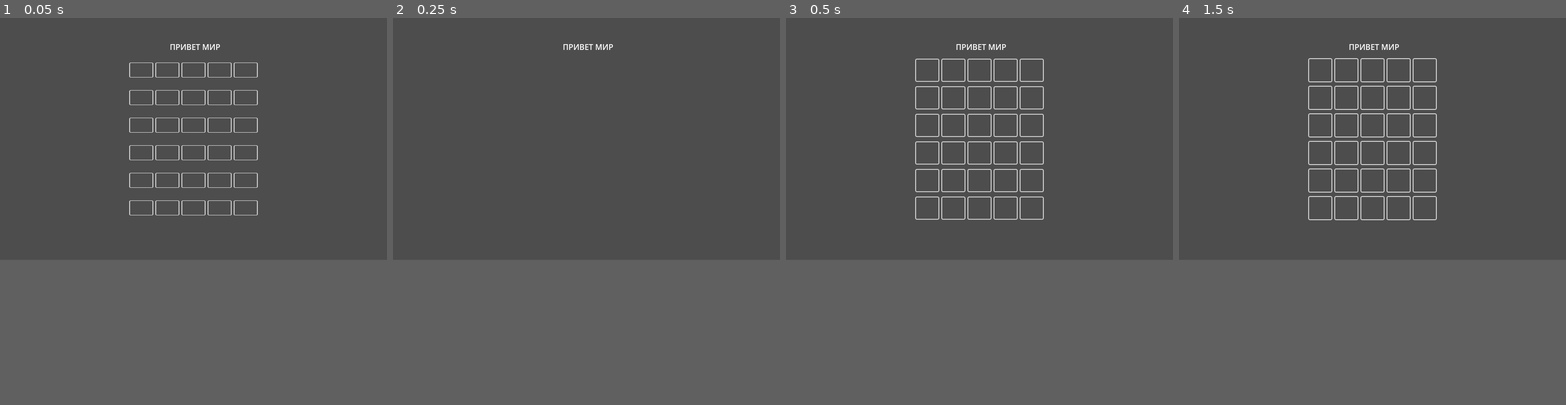
Above: before the commit, frames 1-4 (left to right).
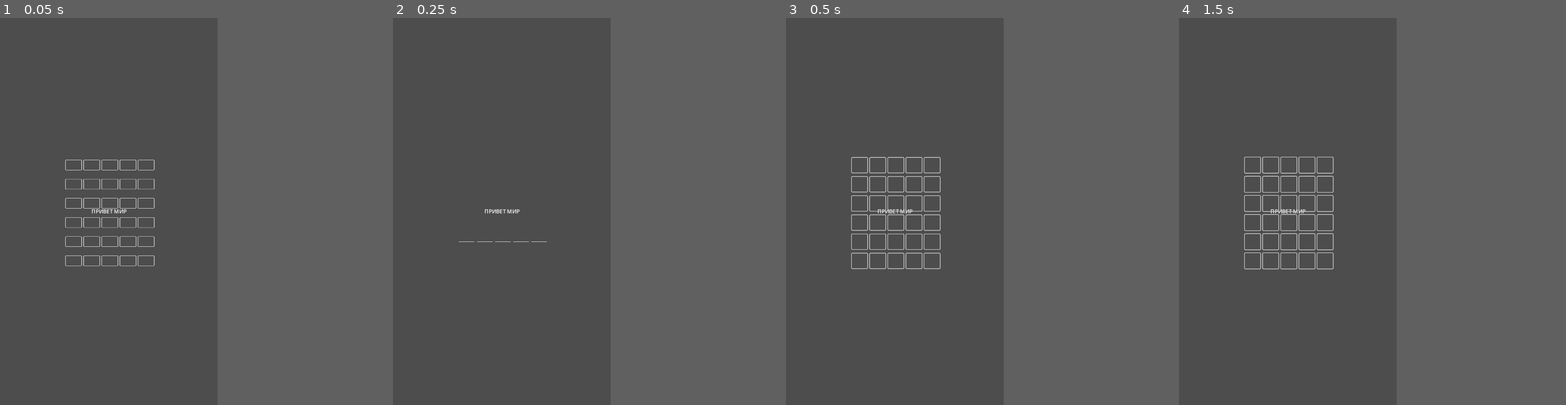
Above: after the commit, the same moments.

Repository: Aram-Osipyan/WebGames
Game: Godot game, scene res://scenes/main.tscn
The game is run twice, just before and just after one commit, with the same random seed, the same clock (stepped at 60 frames per second) and the same inputs.
Inputs:
- Up to frame 1 (0.05 s): no input
- Up to frame 2 (0.25 s): no input
- Up to frame 3 (0.5 s): no input
- Up to frame 4 (1.5 s): tap Enter (enter) at 0.5, 1.35 s; hold Enter (enter) 0.53-1.28 s; tap Space at 1.25 s; hold Backspace (backspace) from 1.28 s (still down)
In our replay, the window is 800x500 before the commit and 450x800 after it. These sizes can differ from the game's own. Grey fills any space a smaller window leaves; there, only what the larger window draws over its background counts as a difference.

The runs differ from the first frame. In frame 1, 1.8% of the frame differs, in the area x 16-67%, y 6-65%; in frame 2, 0.2%; in frame 3, 2.9%; in frame 4, 2.9%.
Error in both runs: Invalid call. Nonexistent function 'split' in base 'Nil'. (res://scenes/line_container.gd:16)

Commit message:
commit before godot3

Diff:
--- a/app/godot/wordle/project.godot
+++ b/app/godot/wordle/project.godot
@@ -21,8 +21,11 @@
 
 [display]
 
-window/size/viewport_width=800
-window/size/viewport_height=500
+window/size/viewport_width=648
+window/size/viewport_height=1152
+window/stretch/mode="canvas_items"
+window/stretch/aspect="expand"
+window/handheld/orientation=1
 
 [input]
 
--- a/app/godot/wordle/scenes/main.tscn
+++ b/app/godot/wordle/scenes/main.tscn
@@ -5,54 +5,19 @@
 
 [node name="main" type="Control"]
 layout_mode = 3
-anchors_preset = 15
-anchor_right = 1.0
-anchor_bottom = 1.0
-grow_horizontal = 2
-grow_vertical = 2
-
-[node name="line_container" type="VBoxContainer" parent="."]
-layout_mode = 1
 anchors_preset = 8
 anchor_left = 0.5
 anchor_top = 0.5
 anchor_right = 0.5
 anchor_bottom = 0.5
-offset_left = -133.0
-offset_top = -167.5
-offset_right = 133.0
-offset_bottom = 167.5
 grow_horizontal = 2
 grow_vertical = 2
-theme_override_constants/separation = 7
-alignment = 1
-script = ExtResource("1_hext0")
-
-[node name="line2" parent="line_container" instance=ExtResource("2_45t81")]
-layout_mode = 2
-
-[node name="line3" parent="line_container" instance=ExtResource("2_45t81")]
-layout_mode = 2
-
-[node name="line4" parent="line_container" instance=ExtResource("2_45t81")]
-layout_mode = 2
-
-[node name="line5" parent="line_container" instance=ExtResource("2_45t81")]
-layout_mode = 2
-
-[node name="line6" parent="line_container" instance=ExtResource("2_45t81")]
-layout_mode = 2
-
-[node name="line7" parent="line_container" instance=ExtResource("2_45t81")]
-layout_mode = 2
+size_flags_horizontal = 3
+size_flags_vertical = 3
 
 [node name="Label" type="Label" parent="."]
 layout_mode = 1
 anchors_preset = -1
-anchor_left = 0.504
-anchor_top = 0.119
-anchor_right = 0.504
-anchor_bottom = 0.119
 offset_left = -184.2
 offset_top = -43.5
 offset_right = 184.8
@@ -61,7 +26,49 @@
 horizontal_alignment = 1
 vertical_alignment = 1
 
-[node name="Control" type="Control" parent="."]
-anchors_preset = 0
-offset_right = 40.0
-offset_bottom = 40.0
+[node name="Panel" type="Panel" parent="."]
+layout_mode = 1
+anchors_preset = 15
+anchor_right = 1.0
+anchor_bottom = 1.0
+grow_horizontal = 2
+grow_vertical = 2
+
+[node name="AspectRatioContainer" type="AspectRatioContainer" parent="Panel"]
+layout_mode = 1
+anchors_preset = 15
+anchor_right = 1.0
+anchor_bottom = 1.0
+offset_left = -321.0
+offset_top = -574.0
+offset_right = 328.0
+offset_bottom = 583.0
+grow_horizontal = 2
+grow_vertical = 2
+
+[node name="CenterContainer" type="CenterContainer" parent="Panel/AspectRatioContainer"]
+layout_mode = 2
+
+[node name="line_container" type="VBoxContainer" parent="Panel/AspectRatioContainer/CenterContainer"]
+layout_mode = 2
+theme_override_constants/separation = 7
+alignment = 1
+script = ExtResource("1_hext0")
+
+[node name="line2" parent="Panel/AspectRatioContainer/CenterContainer/line_container" instance=ExtResource("2_45t81")]
+layout_mode = 2
+
+[node name="line3" parent="Panel/AspectRatioContainer/CenterContainer/line_container" instance=ExtResource("2_45t81")]
+layout_mode = 2
+
+[node name="line4" parent="Panel/AspectRatioContainer/CenterContainer/line_container" instance=ExtResource("2_45t81")]
+layout_mode = 2
+
+[node name="line5" parent="Panel/AspectRatioContainer/CenterContainer/line_container" instance=ExtResource("2_45t81")]
+layout_mode = 2
+
+[node name="line6" parent="Panel/AspectRatioContainer/CenterContainer/line_container" instance=ExtResource("2_45t81")]
+layout_mode = 2
+
+[node name="line7" parent="Panel/AspectRatioContainer/CenterContainer/line_container" instance=ExtResource("2_45t81")]
+layout_mode = 2
Not shown, changed: app/views/wordle/index.html
Not shown, changed: app/views/wordle/index.pck
Not shown, changed: config/routes.rb
